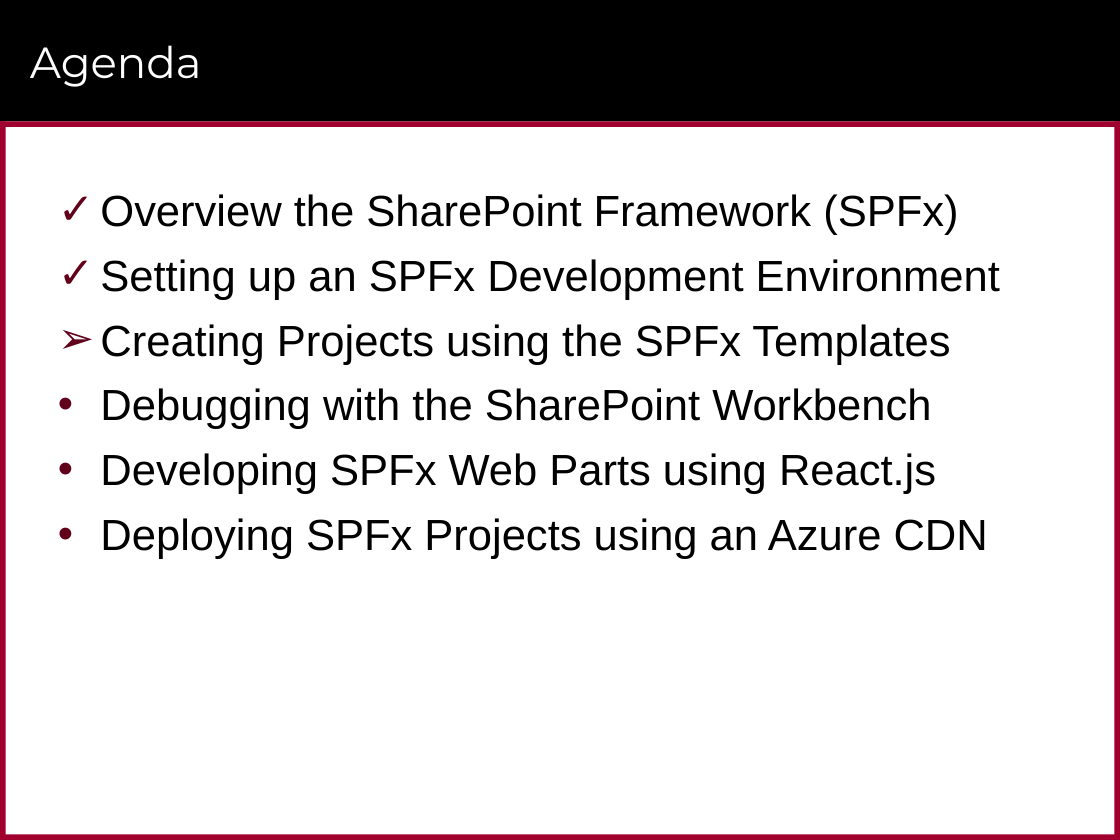
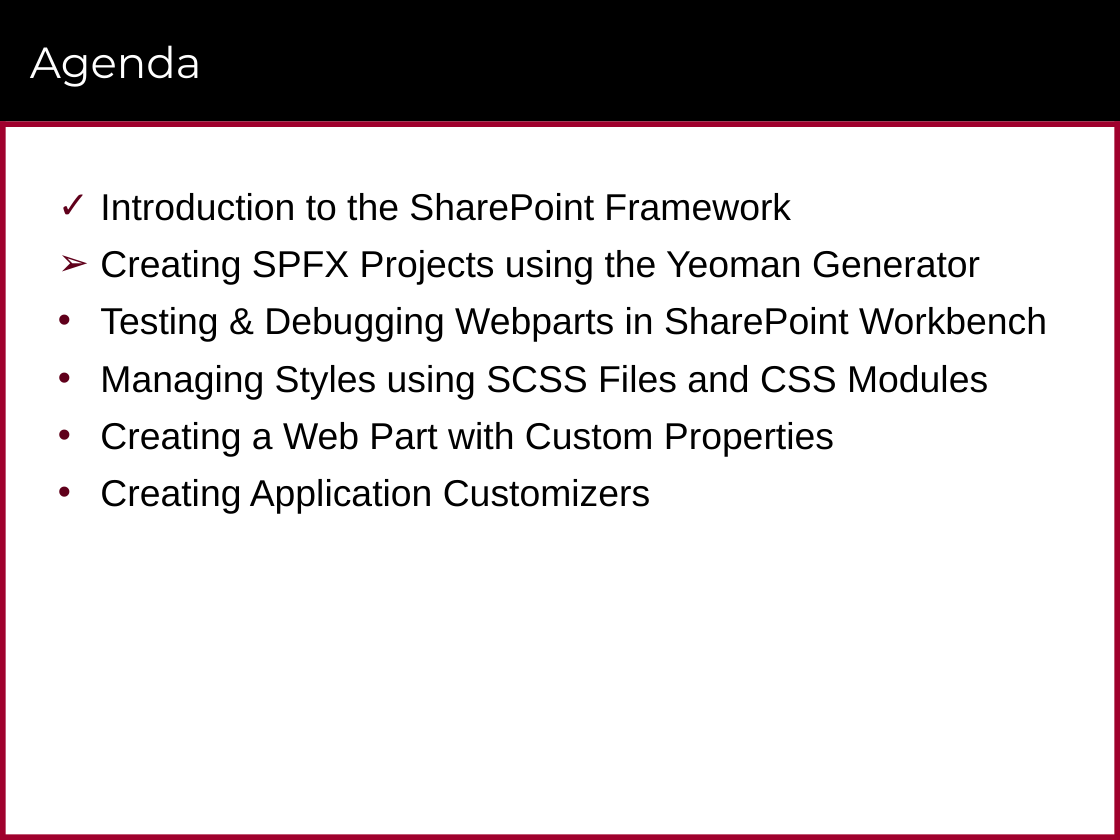
Before and after one commit to CriticalPathTraining/MSD365_Courseware, a slide deck: slide 8 of 04 SharePointFramework.pptx (slide 10 before the commit). Drawn at 1120x840 pixels with LibreOffice and Linux fonts; fonts in the diff are those of the drawing; background and template pictures are left out. Boxes give left, top, right and bottom in pixels: in the first picture for what was removed or moved away, otherwise in the second. Text is boxed around its words. In the diff, an @@ line names an element or a change of style, - is before the commit and + after.

```diff
--- a/04 SharePointFramework.pptx
+++ b/04 SharePointFramework.pptx
@@ text at (x1=100, y1=193, x2=1047, y2=514): text changed; size 28 to 24 pt @@
-✓ Overview the SharePoint Framework (SPFx)
-✓ Setting up an SPFx Development Environment
-➢ Creating Projects using the SPFx Templates
-• Debugging with the SharePoint Workbench
-• Developing SPFx Web Parts using React.js
-• Deploying SPFx Projects using an Azure CDN
+✓ Introduction to the SharePoint Framework
+➢ Creating SPFX Projects using the Yeoman Generator
+• Testing & Debugging Webparts in SharePoint Workbench
+• Managing Styles using SCSS Files and CSS Modules
+• Creating a Web Part with Custom Properties
+• Creating Application Customizers
```
Also in this commit, not shown: 7 other slides changed, 15 slides added, 10 slides removed, 4 other files.
